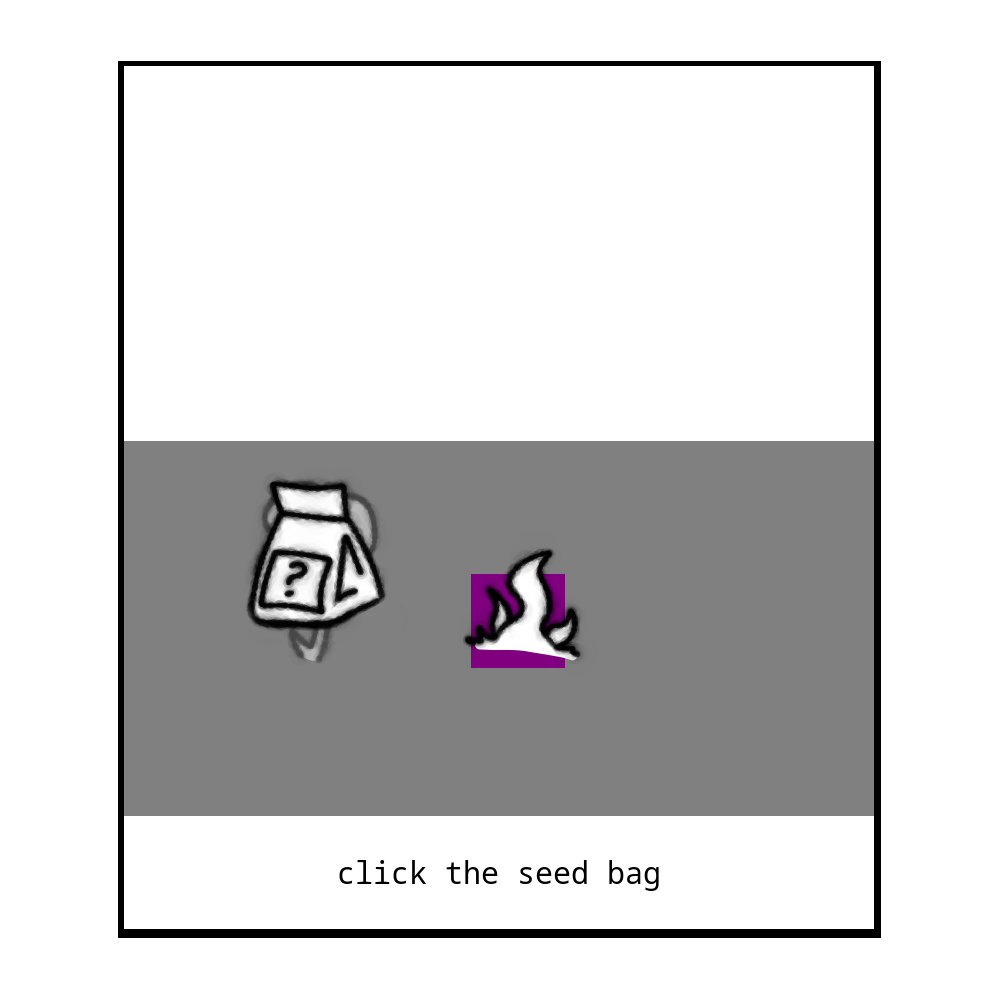
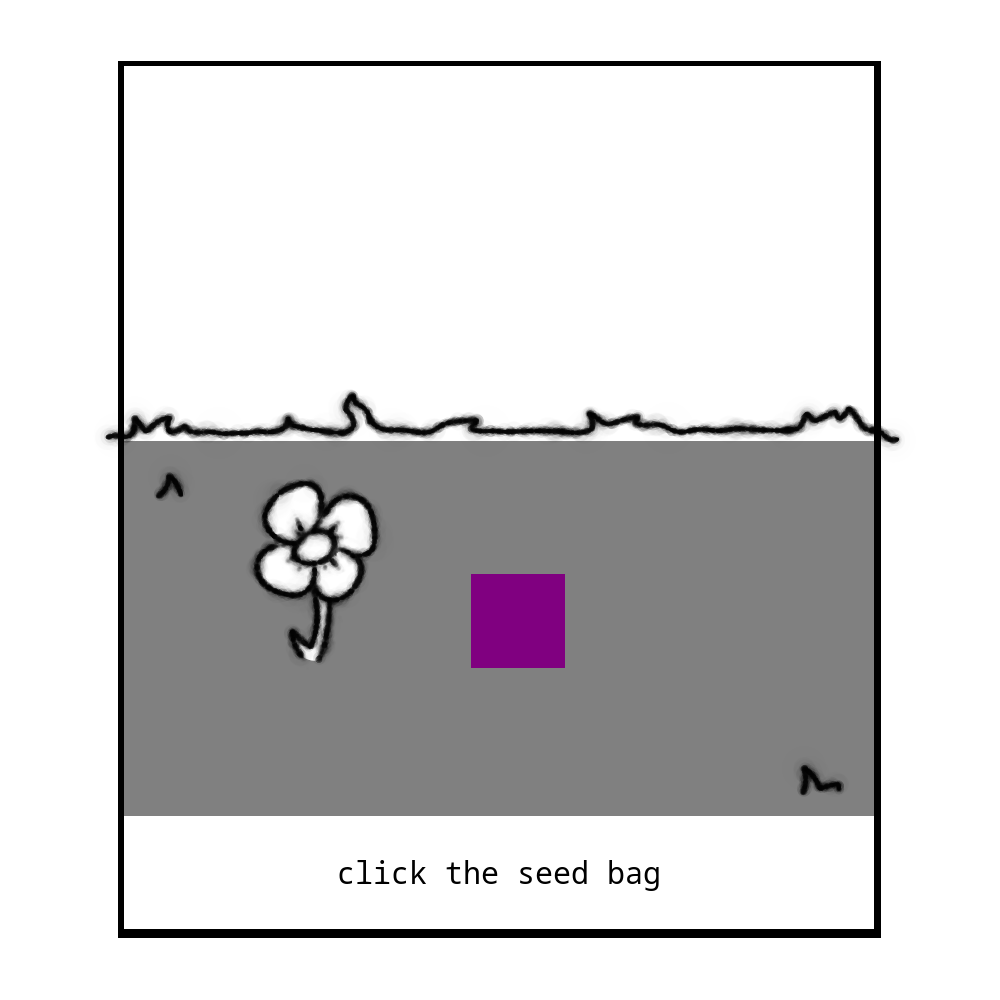
Layered file, before and after one edit (1000x1000). Changes by layer:
hid group "seed-bag" (2 layers) over [154, 466, 388, 666]
"flower": opacity 45% → 100% over [185, 389, 441, 666]
hid group "grow2" (2 layers) over [463, 546, 588, 665]
added layer "ground" above "Paint Layer 1 (pasted)" over [95, 389, 905, 797]
